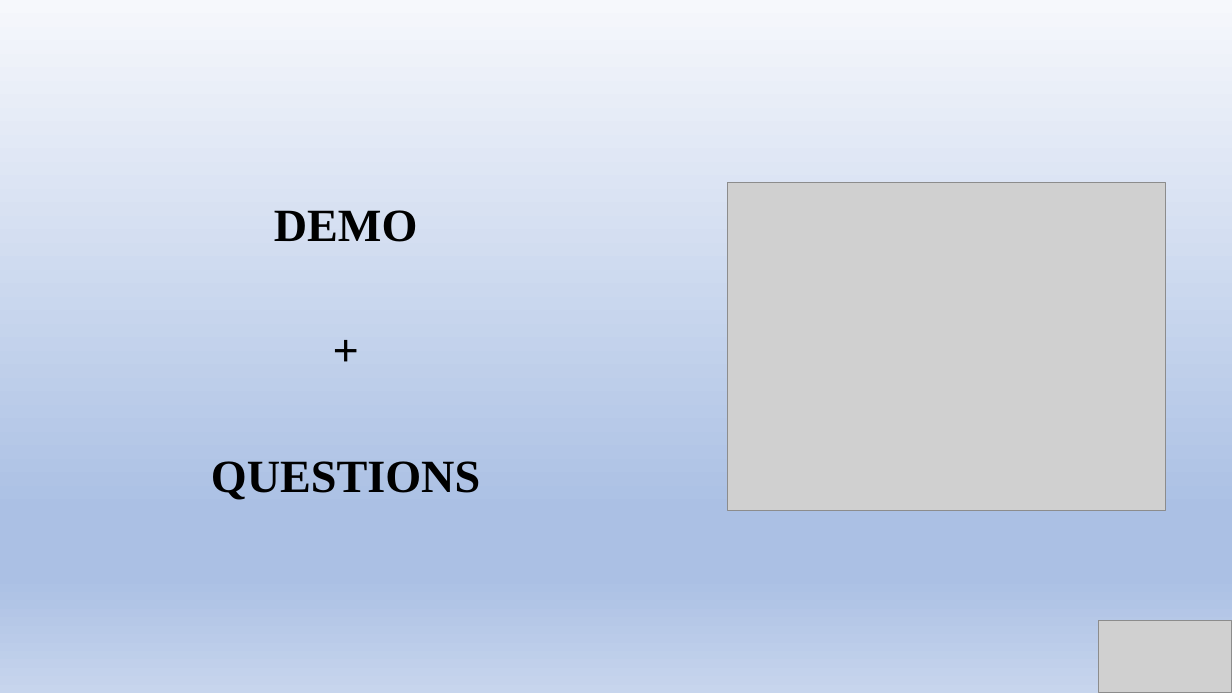
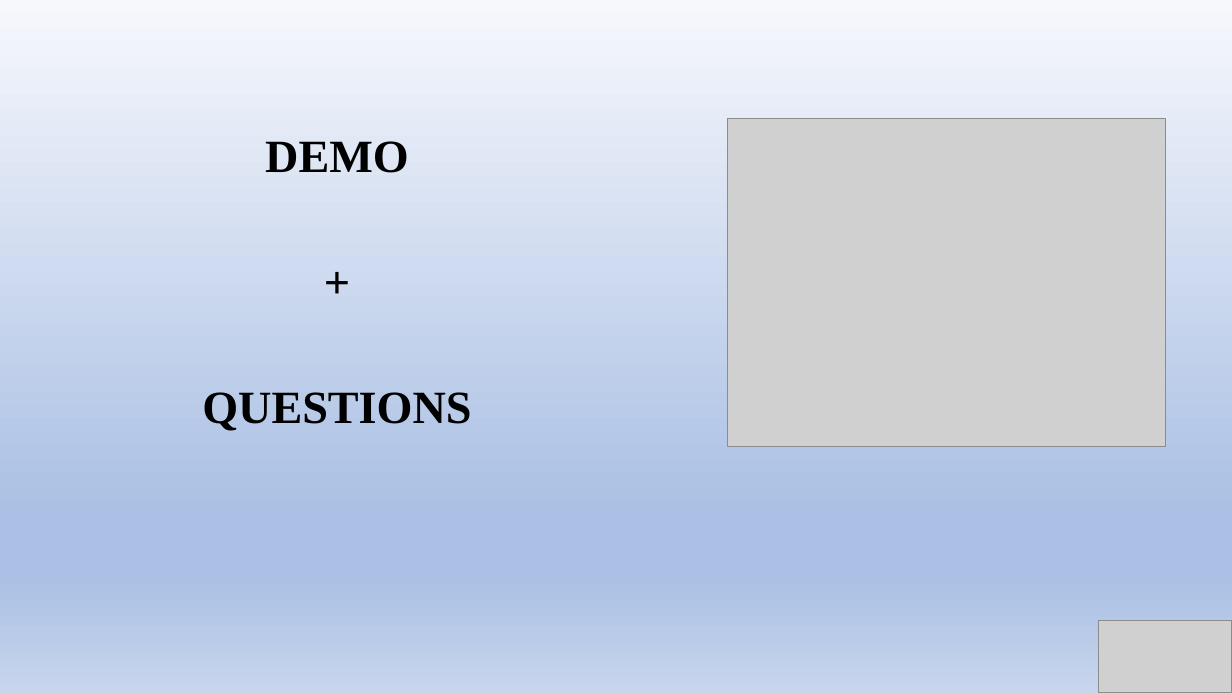
Before and after one commit to LTI-Sebastian-Puerta-Hincapie/CRS-Project-Group-A-Complete, a slide deck: slide 18 of CRS-GROUP-A.pptx (slide 17 before the commit). Drawn at 1232x693 pixels with LibreOffice and Linux fonts; fonts in the diff are those of the drawing; grey boxes stand for pictures. Boxes give left, top, right and bottom in pixels: in the first picture for what was removed or moved away, otherwise in the second. Text is boxed around its words. In the diff, an @@ line names an element or a change of style, - is before the commit and + after.

```diff
--- a/CRS-GROUP-A.pptx
+++ b/CRS-GROUP-A.pptx
@@ text "DEMO": place and size @@
-text "DEMO" at bbox=[211, 210, 480, 500]
+text "DEMO" at bbox=[202, 141, 471, 431]
@@ picture: place and size @@
-picture at bbox=[728, 183, 1165, 511]
+picture at bbox=[728, 118, 1165, 446]
```
Also in this commit, not shown: 2 other slides changed, 2 slides added.
